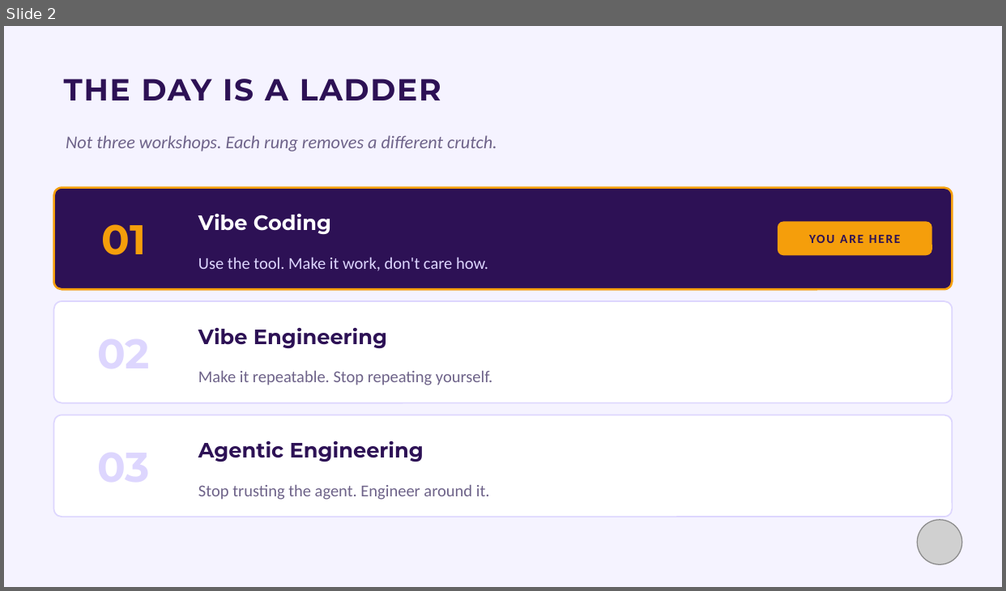
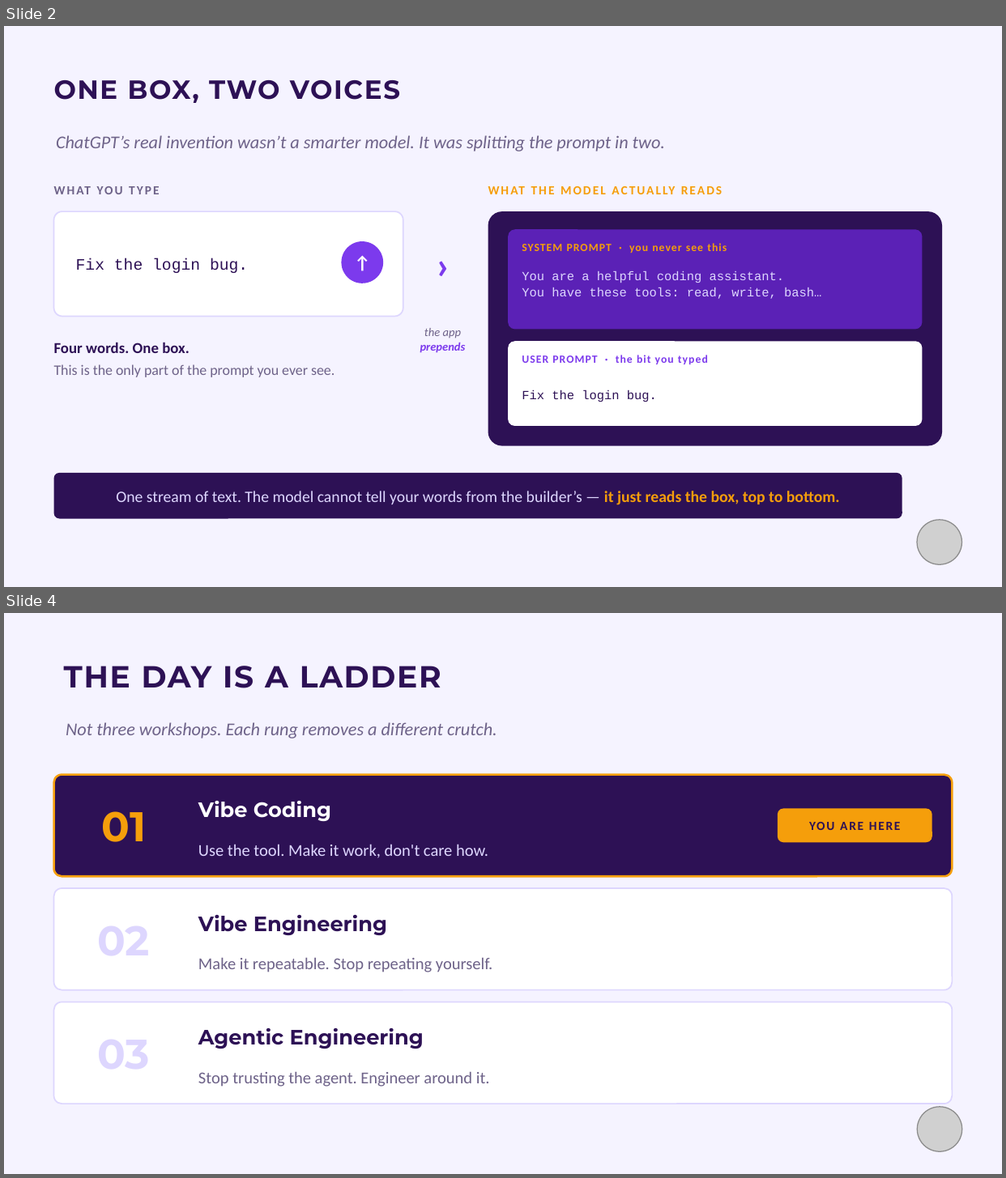
Before and after one commit to paulkeen/tca-habits, a slide deck: docs/TCA-Vibe-Coding.pptx. Shown one above the other, each under a label of ours: slide 2 before the commit, slides 2 and 4 after it; the slides between them are not shown. The pictures are 1006x591 and 1006x1178 pixels, drawn with LibreOffice and Linux fonts; fonts in the diff are those of the drawing; grey boxes stand for pictures. Boxes give left, top, right and bottom in pixels: in the first picture for what was removed or moved away, otherwise in the second. Text is boxed around its words. In the diff, an @@ line names an element or a change of style, - is before the commit and + after.

```diff
--- a/docs/TCA-Vibe-Coding.pptx
+++ b/docs/TCA-Vibe-Coding.pptx
@@ slide 2 added at (4, 26, 1002, 587), background #F5F3FF @@
@@ text added at (54, 80, 400, 103), 19 pt, text #2D1155, bold @@
+ONE BOX, TWO VOICES
@@ text added at (56, 135, 665, 152), 13 pt, text #6E6389, italic @@
+ChatGPT’s real invention wasn’t a smarter model. It was splitting the prompt in two.
@@ text added at (54, 177, 403, 202), 9 pt, text #6E6389, bold @@
+WHAT YOU TYPE
@@ text added at (488, 177, 942, 202), 9 pt, text #F59E0B, bold @@
+WHAT THE MODEL ACTUALLY READS
@@ rounded rectangle added at (54, 211, 403, 317), fill #FFFFFF, outline #DDD6FE 1 pt @@
@@ text added at (415, 211, 470, 317), 28 pt, text #7C3AED, bold @@
+›
@@ rounded rectangle added at (488, 211, 942, 446), fill #2D1155 @@
@@ rounded rectangle added at (341, 241, 383, 284), fill #7C3AED @@
@@ text added at (341, 241, 383, 284), 13 pt, text #FFFFFF, bold @@
+↑
@@ rounded rectangle added at (508, 229, 922, 330), fill #5B21B6 @@
@@ text added at (522, 243, 727, 253), 8 pt, text #F59E0B, bold @@
+SYSTEM PROMPT · you never see this
@@ text added at (76, 258, 248, 273), 11.5 pt, text #2D1155 @@
+Fix the login bug.
@@ text added at (522, 271, 821, 299), 9 pt, text #DDD6FE @@
+You are a helpful coding assistant.
+You have these tools: read, write, bash…
@@ text added at (420, 328, 466, 353), 8.5 pt, text #7C3AED, bold, italic @@
+the app
+prepends
@@ rounded rectangle added at (508, 341, 922, 426), fill #FFFFFF @@
@@ text added at (54, 342, 334, 378), 10.5 pt, text #6E6389 @@
+Four words. One box.
+This is the only part of the prompt you ever see.
@@ text added at (522, 355, 708, 365), 8 pt, text #7C3AED, bold @@
+USER PROMPT · the bit you typed
@@ text added at (522, 390, 657, 402), 9 pt, text #2D1155 @@
+Fix the login bug.
@@ rounded rectangle added at (54, 473, 902, 519), fill #2D1155 @@
@@ text added at (116, 491, 840, 506), 11.5 pt, text #DDD6FE @@
+One stream of text. The model cannot tell your words from the builder’s — it just reads the box, top to bottom.
@@ picture added at (917, 520, 962, 565) @@
@@ what was slide 2 is now slide 4 @@
```
Also in this commit, not shown: 3 slides changed, 1 other slide added, 5 other files.
